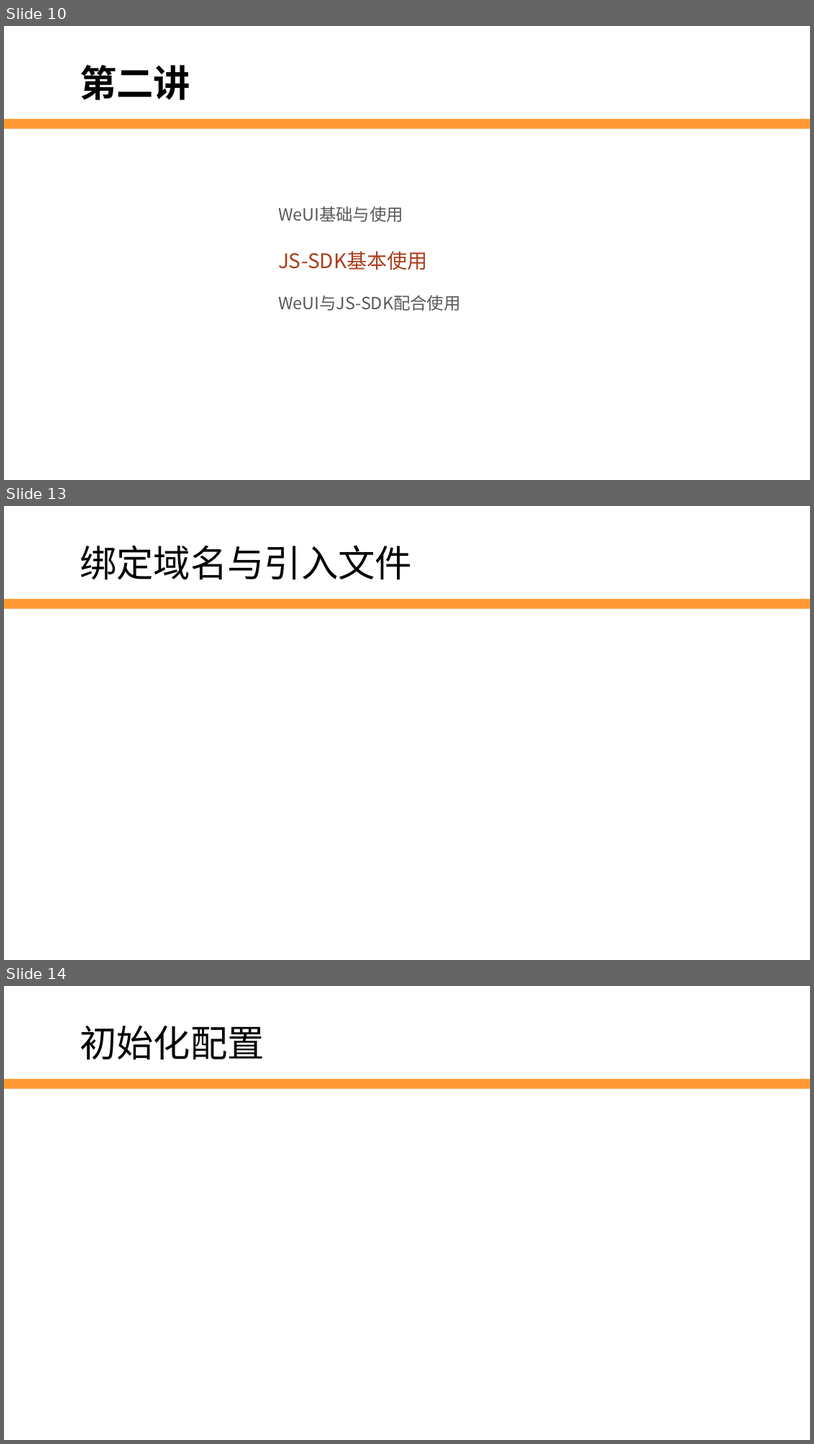
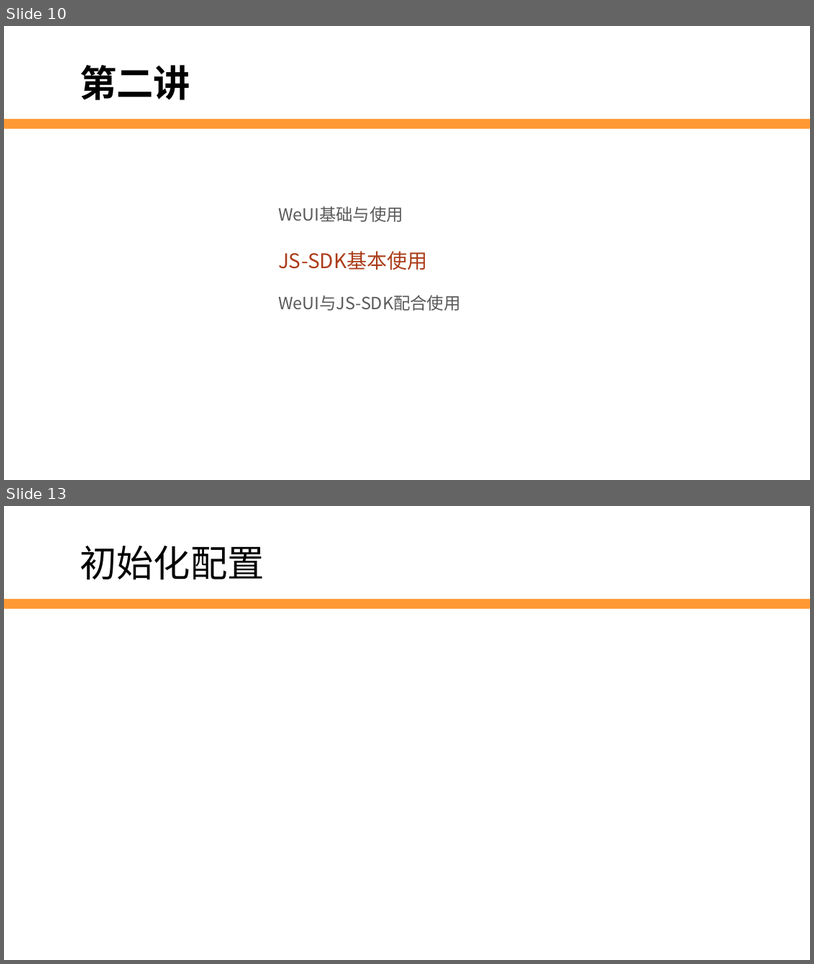
Before and after one commit to edu2act/2017-2018_1st_Wechat_Web_Programming, a slide deck: 第10讲 JS-SDK.pptx. Shown one above the other, each under a label of ours: slides 10, 13 and 14 before the commit, slides 10 and 13 after it; the slides between them are not shown. The pictures are 814x1444 and 814x964 pixels, drawn with LibreOffice and Linux fonts; fonts in the diff are those of the drawing; background and template pictures are left out. Boxes give left, top, right and bottom in pixels: in the first picture for what was removed or moved away, otherwise in the second. Text is boxed around its words. In the diff, an @@ line names an element or a change of style, - is before the commit and + after.

```diff
--- a/第10讲 JS-SDK.pptx
+++ b/第10讲 JS-SDK.pptx
@@ slide 13 removed at (4,506,810,960), background #FFFFFF; not listed: 1 template element that a slide beside it also shows @@
@@ text removed at (80,545,412,579) @@
-绑定域名与引入文件
@@ what was slide 14 is now slide 13 @@
```
Also in this commit, not shown: 7 slides added, 15 other slides removed, 1 other file.
